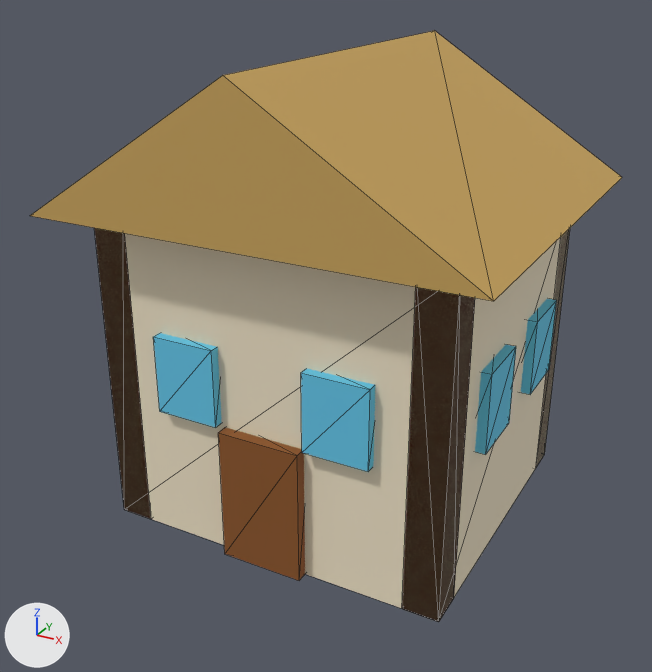
The glTF model assets/props/hut.glb: old version first, new version second.
Both versions are drawn from a 50 mm camera at (1.22, -2.35, 1.7) aimed at (-0.03, -0.09, 0.57). Lighting does not change. The marker at lower left points along +X, +Y and +Z. The first picture is the older version. Mesh edges are drawn as thin lines. Vertices at exactly the same position are counted once.

Names of what the first picture shows: 'beams'.
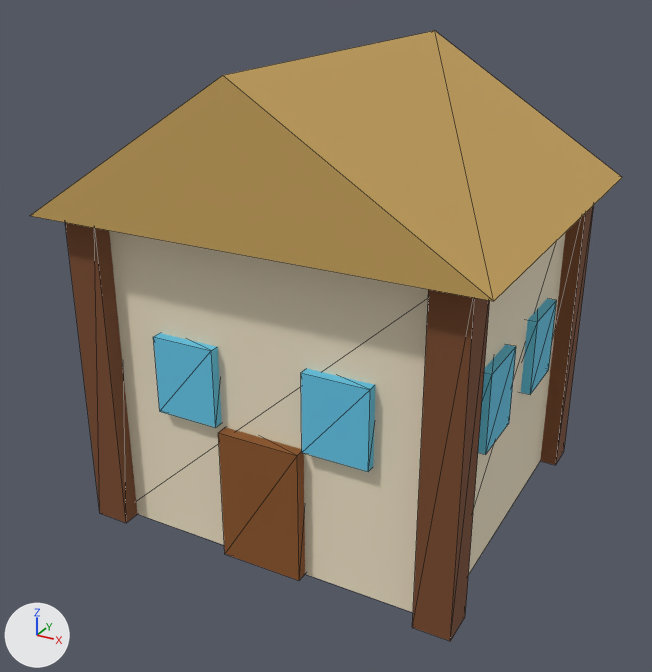
Boxes [x1, y1, x2, y2] around the edits, measured in the pictures (652 x 672 px):
'beams', reshaped
    before: [30, 31, 622, 622]
    after: [30, 31, 622, 641]
part 1 of me_beams, added (brown)
    after: [65, 222, 138, 523]
part 2 of me_beams, added (brown)
    after: [412, 289, 490, 641]
part 3 of me_beams, added (brown)
    after: [540, 205, 594, 465]
part 4 of me_beams, deleted (brown)
    before: [94, 228, 151, 519]
part 5 of me_beams, deleted (brown)
    before: [402, 230, 569, 622]

Edits to the bpy script that builds the scene:
```text
Change me_beams:
    used by ob_beams; location = (0.0, 0.0, 0.0)
    remove me_beams.from_pydata(...)  # 78 vertices, 128 faces; spans x -0.67..0.67, y -0.62..0.62, z 0.0..1.42
    add me_beams.from_pydata(...)  # 86 vertices, 128 faces; spans x -0.67..0.67, y -0.62..0.62, z 0.0..1.42
    me_beams part 1: a new loose piece, a box spanning x -0.605..-0.495, y -0.555..-0.445, z 0.0..1.0, in mat_beam (brown #7a4a2a)
    me_beams part 2: a new loose piece, a box spanning x 0.495..0.605, y -0.555..-0.445, z 0.0..1.0, in mat_beam (brown #7a4a2a)
    me_beams part 3: a new loose piece, a box spanning x 0.495..0.605, y 0.445..0.555, z 0.0..1.0, in mat_beam (brown #7a4a2a)
    me_beams part 4
    12 vertices are removed from x -0.55..-0.44, y -0.5..0.5, z 0.0..1.0
    24 faces are deleted
    me_beams part 5
    12 vertices are removed from x 0.44..0.55, y -0.5..0.5, z 0.0..1.0
    24 faces are deleted
    other edits to the shape of me_beams do not show in these pictures
```
